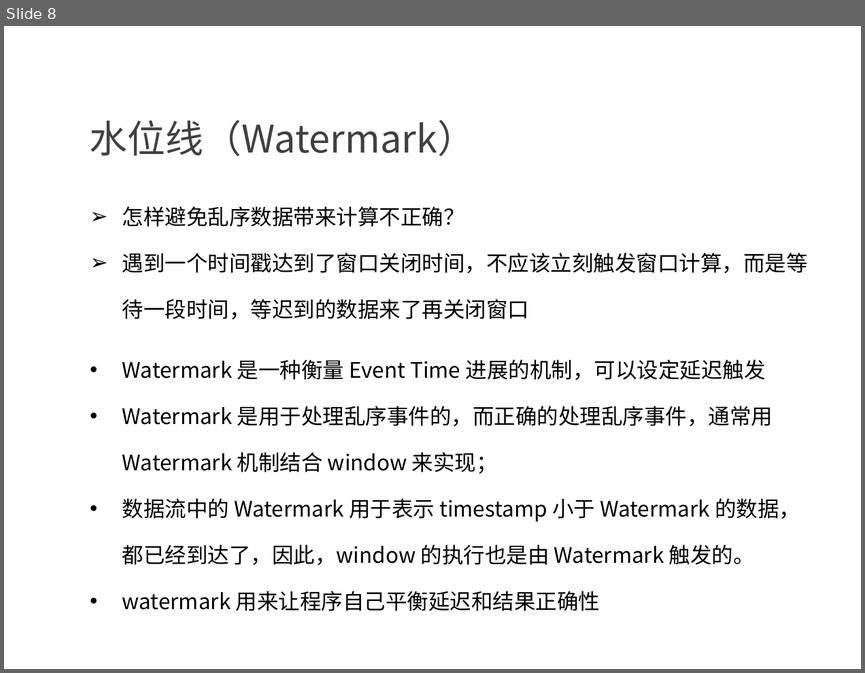
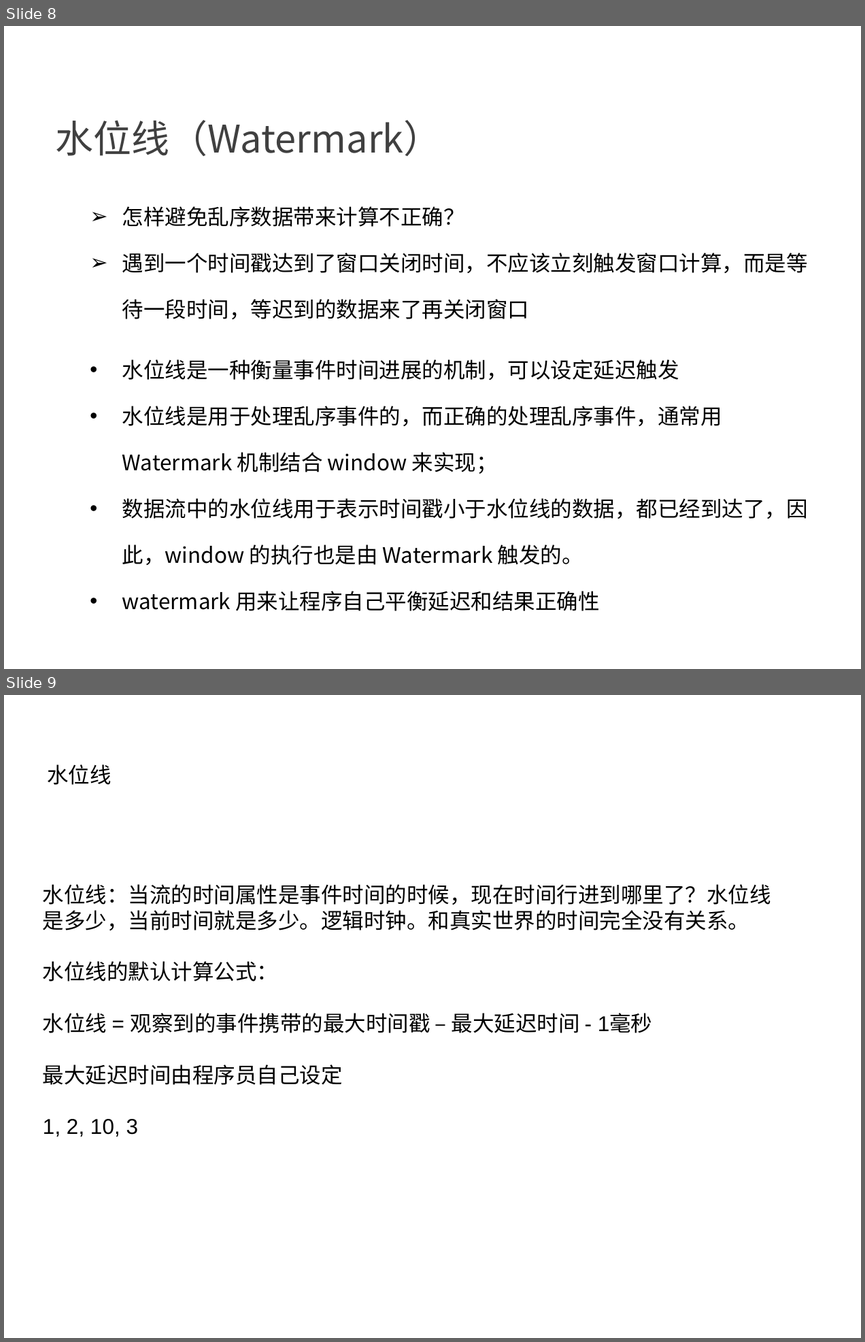
Before and after one commit to confucianzuoyuan/flink-tutorial, a slide deck: slides/4_Flink中的时间语义和watermark.pptx. Shown one above the other, each under a label of ours: slide 8 before the commit, slides 8 and 9 after it. The pictures are 865x673 and 865x1342 pixels, drawn with LibreOffice and Linux fonts; fonts in the diff are those of the drawing; background and template pictures are left out. Boxes give left, top, right and bottom in pixels: in the first picture for what was removed or moved away, otherwise in the second. Text is boxed around its words. In the diff, an @@ line names an element or a change of style, - is before the commit and + after.

```diff
--- a/slides/4_Flink中的时间语义和watermark.pptx
+++ b/slides/4_Flink中的时间语义和watermark.pptx
@@ slide 9 added at bbox=[4, 695, 861, 1338], background picture (left out) @@
@@ text added at bbox=[47, 764, 111, 785], 18 pt, text #000000 @@
+水位线
@@ text added at bbox=[43, 884, 771, 1136], 18 pt, text #000000 @@
+水位线：当流的时间属性是事件时间的时候，现在时间行进到哪里了？水位线
+是多少，当前时间就是多少。逻辑时钟。和真实世界的时间完全没有关系。
+水位线的默认计算公式：
+水位线 = 观察到的事件携带的最大时间戳 – 最大延迟时间 - 1毫秒
+最大延迟时间由程序员自己设定
+1, 2, 10, 3
@@ slide 8 changed as well @@
@@ text "水位线（Watermark）" at bbox=[55, 120, 442, 156]: indent changed @@
@@ text at bbox=[122, 206, 808, 611]: indent changed @@
@@ text at bbox=[122, 359, 808, 565]: text changed @@
-• Watermark 是一种衡量 Event Time 进展的机制，可以设定延迟触发
-• Watermark 是用于处理乱序事件的，而正确的处理乱序事件，通常用Watermark 机制结合 window 来实现；
-• 数据流中的 Watermark 用于表示 timestamp 小于 Watermark 的数据，都已经到达了，因此，window 的执行也是由 Watermark 触发的。
+• 水位线是一种衡量事件时间进展的机制，可以设定延迟触发
+• 水位线是用于处理乱序事件的，而正确的处理乱序事件，通常用Watermark 机制结合 window 来实现；
+• 数据流中的水位线用于表示时间戳小于水位线的数据，都已经到达了，因此，window 的执行也是由 Watermark 触发的。
```
Also in this commit, not shown: 13 other slides changed, 3 other files.
